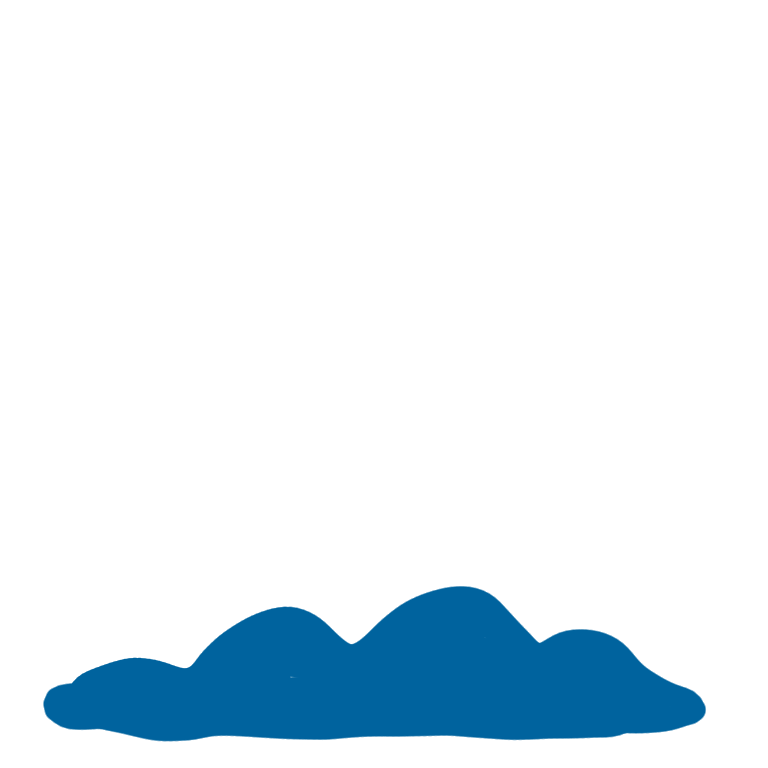
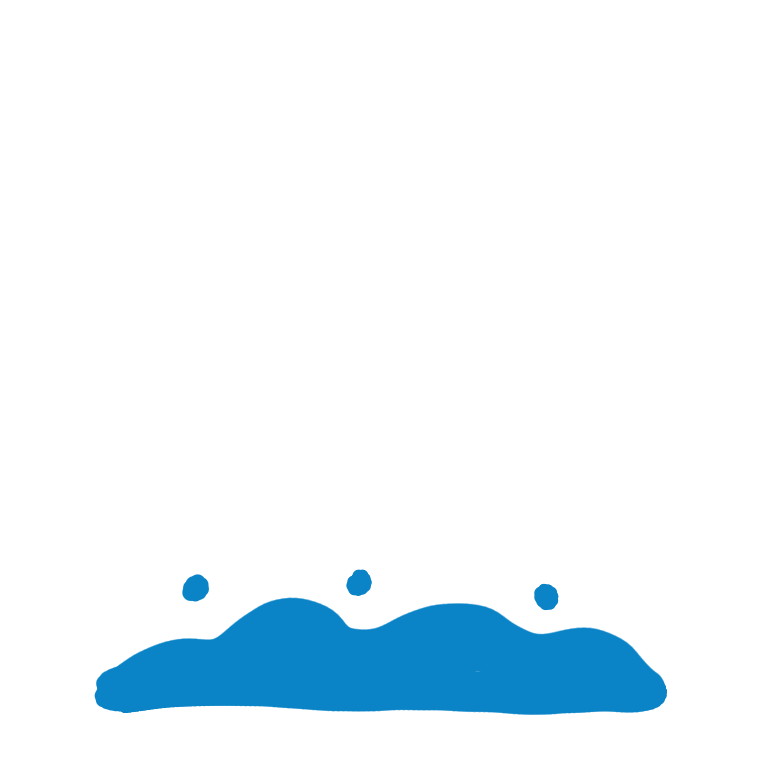
Layer changes from the first 768×768 image to the second:
showed "Pintar camada 1", opacity 75% → 100%, painted on it over box(64, 569, 704, 742)
removed layer "Pintar camada 5" over box(43, 576, 707, 742)
